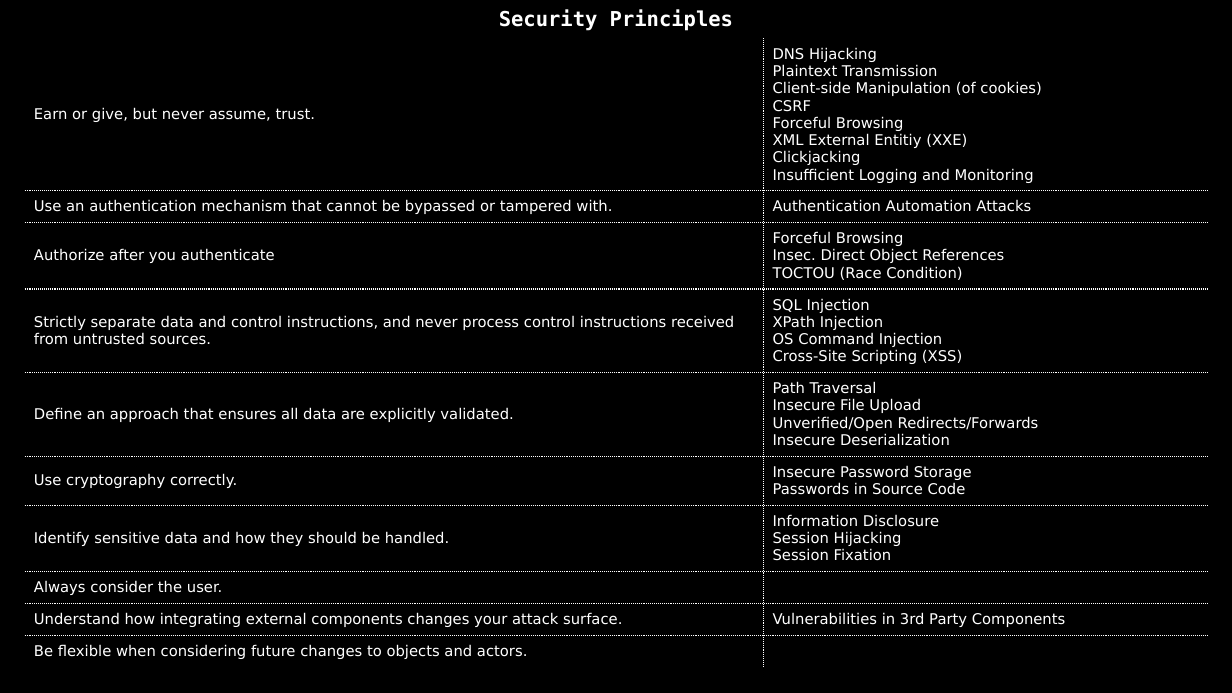
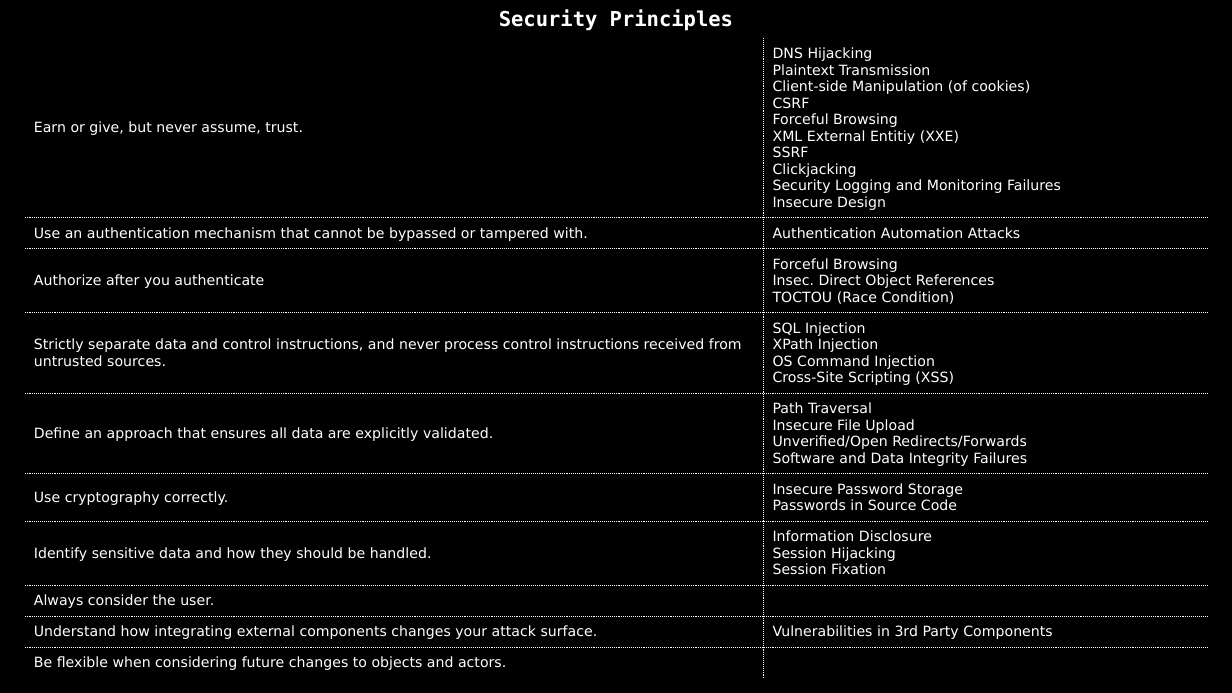
Before and after one commit to dschwarz91/websec-lecture, a slide deck: slide 4 of slides/9_Conclusions.pptx. Drawn at 1232x693 pixels with LibreOffice and Linux fonts; fonts in the diff are those of the drawing. Boxes give left, top, right and bottom in pixels: in the first picture for what was removed or moved away, otherwise in the second. Text is boxed around its words. In the diff, an @@ line names an element or a change of style, - is before the commit and + after.

Commit message:
Updated to Top 10 2021 - added secure design and replaced insec. deserialization with an integration chapter.

```diff
--- a/slides/9_Conclusions.pptx
+++ b/slides/9_Conclusions.pptx
@@ table at <box>25,0,1207,693</box> @@
-row 2, column 2: DNS Hijacking / Plaintext Transmission / Client-side Manipulation (of cookies) / CSRF / Forceful Browsing / XML External Entitiy (XXE) / Clickjacking / Insufficient Logging and Monitoring
+row 2, column 2: DNS Hijacking / Plaintext Transmission / Client-side Manipulation (of cookies) / CSRF / Forceful Browsing / XML External Entitiy (XXE) / SSRF / Clickjacking / Security Logging and Monitoring Failures / Insecure Design
-row 6, column 2: Path Traversal / Insecure File Upload / Unverified/Open Redirects/Forwards / Insecure Deserialization
+row 6, column 2: Path Traversal / Insecure File Upload / Unverified/Open Redirects/Forwards / Software and Data Integrity Failures
@@ size 11.5 to 11 pt in "Earn or give, but never assume, trust.", "Use an authentication mechanism that cannot be ...", "Authentication Automation Attacks", "Authorize after you authenticate" and 20 more places @@
```
Also in this commit, not shown: 6 other slides changed, 1 slide added, 3 other files.
